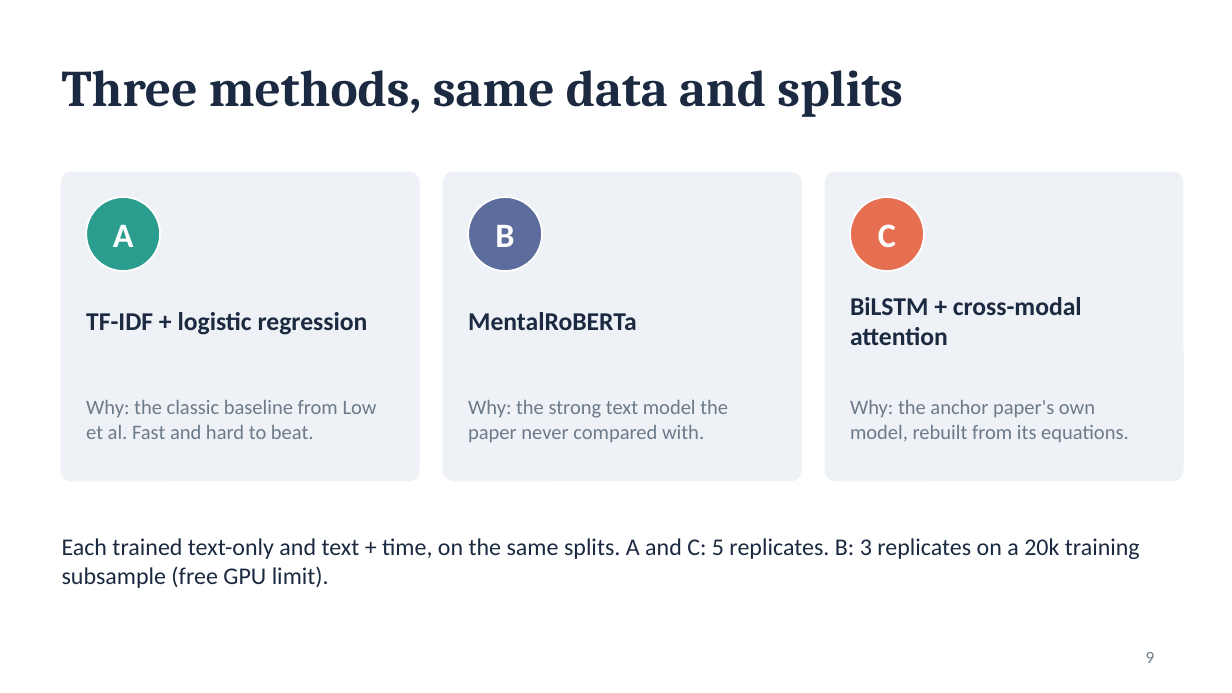
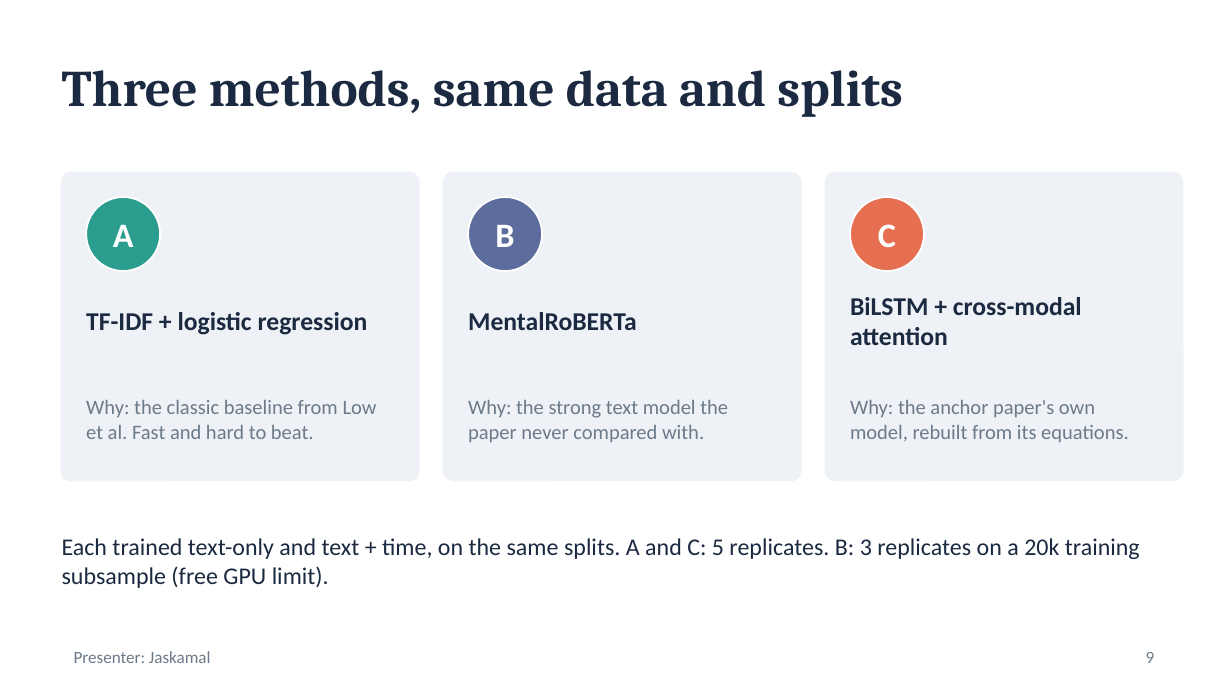
Before and after one commit to Abhinavxox/reddit-mental-health-timing, a slide deck: slide 9 of slides/Phase1_Timing_Matters.pptx. Drawn at 1232x693 pixels with LibreOffice and Linux fonts; fonts in the diff are those of the drawing. Boxes give left, top, right and bottom in pixels: in the first picture for what was removed or moved away, otherwise in the second. Text is boxed around its words. In the diff, an @@ line names an element or a change of style, - is before the commit and + after.

```diff
--- a/slides/Phase1_Timing_Matters.pptx
+++ b/slides/Phase1_Timing_Matters.pptx
@@ text added at [74,651,211,663], 10 pt, text #6C7A89 @@
+Presenter: Jaskamal
```
Also in this commit, not shown: 17 other slides changed, 4 other files.
